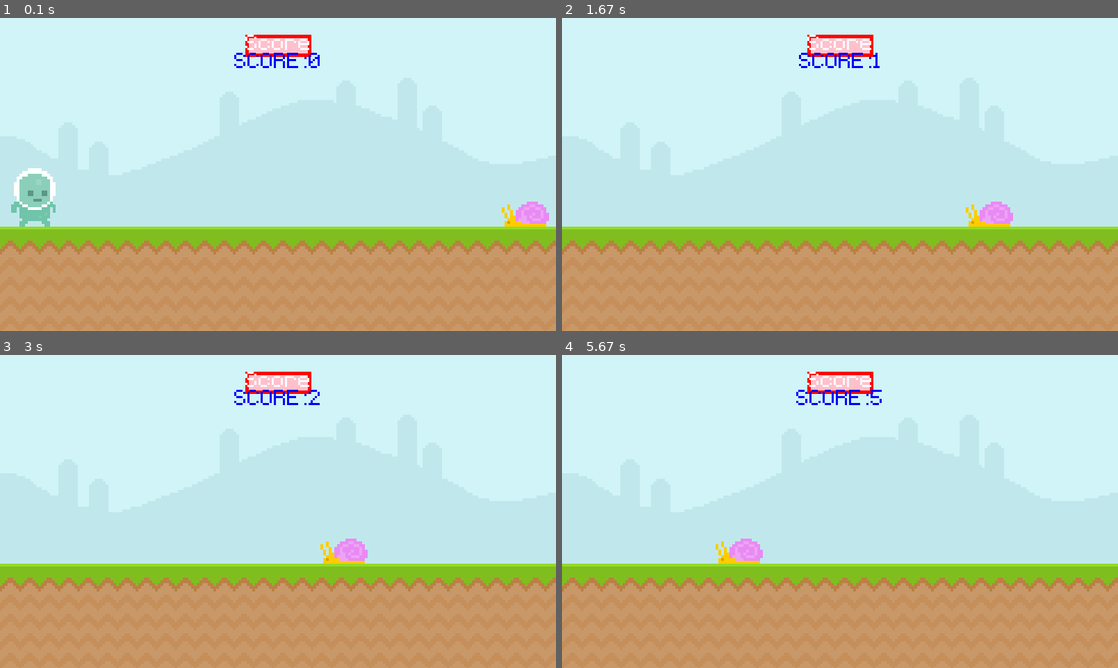
Above: before the commit, frames 1-4 (two rows, left to right).
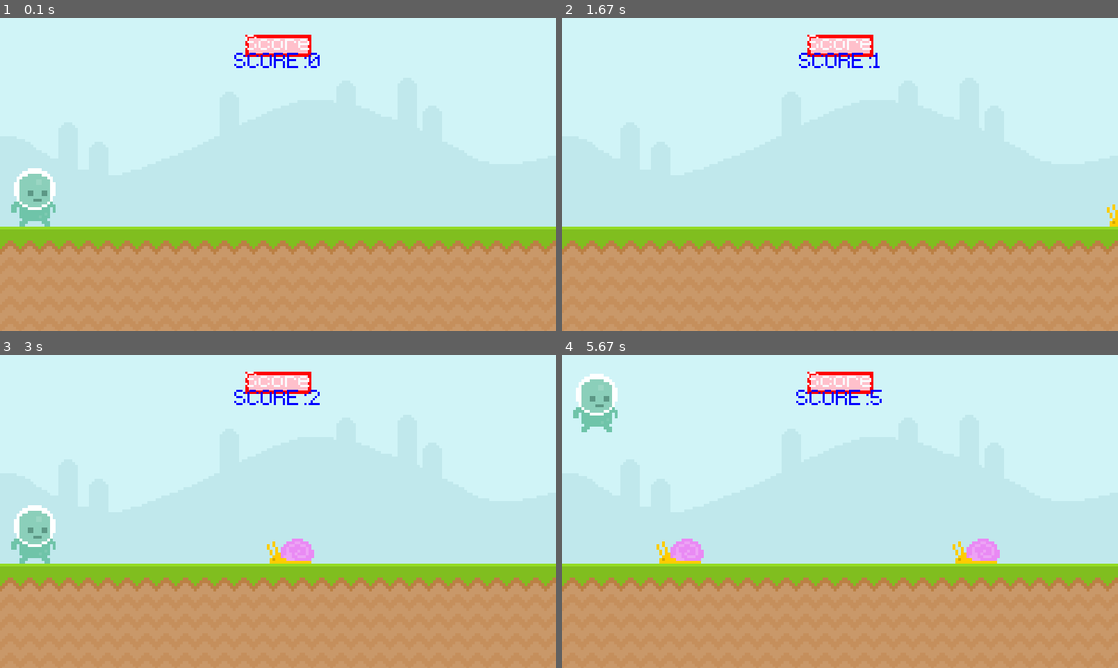
Above: after the commit, the same moments.

Repository: roshanba/pygamebasic
Game: pygame game, started from main.py
The game is run twice, just before and just after one commit, with the same random seed, the same clock (stepped at 60 frames per second) and the same inputs.
Inputs:
- Up to frame 1 (0.1 s): no input
- Up to frame 2 (1.67 s): tap Space at 0.33, 0.73, 1.03 s
- Up to frame 3 (3 s): tap Space at 2.07 s
- Up to frame 4 (5.67 s): tap Space at 3.53, 3.83, 5.37 s

The runs differ from the first frame. In frame 1, 0.5% of the frame differs, in the area x 90-99%, y 58-67%; in frame 2, 0.6%; in frame 3, 2.1%; in frame 4, 2.6%, in the area x 2-79%, y 6-67%.

Commit message:
Obstacles movements

Diff:
--- a/main.py
+++ b/main.py
@@ -1,5 +1,6 @@
 import pygame
 import sys
+from random import randint
 
 def currentScore():
     currentTime=int((pygame.time.get_ticks()-startTime)/1000)
@@ -7,63 +8,97 @@
 
 def displayScore():
     currentTime=currentScore()
-    scoreSur=testFont.render(f'SCORE:{currentTime}',False,'Blue')
+    scoreSur=textFont.render(f'SCORE:{currentTime}',False,'Blue')
     screen.blit(scoreSur,scoreSur.get_rect(midtop=(400,50)))
 
+def scoreMenu():
 
-def scoreMenu():
-    screen.fill((137, 207, 240))
 
+    # Pixel Runner Text
     textPixelRunnerSurf=textFont.render('Pixel Runner',False,'Black')
     textPixelRunnerRect=textPixelRunnerSurf.get_rect(midtop=(400,50))
 
-    screen.blit(textPixelRunnerSurf,textPixelRunnerRect)
+    # Sccore Text
     textScoreSurf=textFont.render(f'SCORE:{str(score)}',False,'Black')
     textScoreRect=textScoreSurf.get_rect(midtop=(400,300))
-    screen.blit(textScoreSurf,textScoreRect)
-    screen.blit(textplayAgainSurf,textPlayAgainRect)
 
+    # Play again Text
+    textplayAgainSurf=textFont.render('Press Space to Play Again',False,(251, 251, 253))
+    textPlayAgainRect=textplayAgainSurf.get_rect(midbottom=(400,430))
+
+
+    #Player Image
     playerSurf=pygame.image.load('graphics/player/player_stand.png').convert_alpha()
-
     playerRect=playerSurf.get_rect()
     playerSurf=pygame.transform.scale(playerSurf,(playerRect.w*2,playerRect.h*2))
     playerRect=playerSurf.get_rect(midtop=(400,100))
-    screen.blit(playerSurf,playerRect)
+
+    # display to screen
+
+    screen.fill((137, 207, 240)) # main screen
+    screen.blit(textPixelRunnerSurf,textPixelRunnerRect) # top Text
+    screen.blit(textScoreSurf,textScoreRect) # Score Text
+    screen.blit(playerSurf,playerRect)# Player Image
+    screen.blit(textplayAgainSurf,textPlayAgainRect) # play Again text
+
+def obstacleMovement(obstacleRectList):
+    if obstacleRectList:
+        for obstacleRect in obstacleRectList:
+            obstacleRect.x-=5
+            if(obstacleRect.bottom==300):
+                screen.blit(snailSurf,obstacleRect)
+            else:
+                screen.blit(flySurf,obstacleRect)
+        #delete obstacles as long as they leave screen
+        obstacleRectList=[obstacleRect for obstacleRect in obstacleRectList if obstacleRect.x>-100]
+        return obstacleRectList
+    else:
+        return []
 
 
 
-pygame.init()
-screen=pygame.display.set_mode((800,450))
-pygame.display.set_caption('Roshan\'s game ')
-clock=pygame.time.Clock()
-testFont=pygame.font.Font('font/Pixeltype.ttf' ,50)
 
 gameActive=True
 startTime=0
 score=0
+time_per_frame=8690 #for 30fps
+player_gravity=0
 
-textSurf=testFont.render('Score',False,(251, 251, 253))
-textRect=textSurf.get_rect(center=(400,40))
+pygame.init()
+clock=pygame.time.Clock()
+
+screen=pygame.display.set_mode((800,450)) # main Screen
+pygame.display.set_caption('Roshan\'s game ')
 
 textFont=pygame.font.Font('font/Pixeltype.ttf' ,50)
 
-textplayAgainSurf=textFont.render('Press Space to Play Again',False,(251, 251, 253))
-textPlayAgainRect=textplayAgainSurf.get_rect(midbottom=(400,430))
-
-
+textSurf=textFont.render('Score',False,(251, 251, 253))
+textRect=textSurf.get_rect(center=(400,40))
 
 sky_surface=pygame.image.load('graphics/sky.png').convert()
 ground_surface=pygame.image.load('graphics/ground.png').convert()
 
-snail_surface=pygame.image.load('graphics/snail/snail1.png').convert_alpha()
-snail_rect=snail_surface.get_rect(bottomright=(800,300))
+snailSurf=pygame.image.load('graphics/snail/snail1.png').convert_alpha()
+
+
+flySurf=pygame.image.load('graphics/fly/fly1.png').convert_alpha()
+
 
 player_surf=pygame.image.load('graphics/player/player_walk_1.png').convert_alpha()
 player_rect=player_surf.get_rect(bottomright=(80,300))
 
-time_per_frame=8690 #for 30fps
-player_gravity=0
+obstacleRectList=[]
 
+################
+#   TIMERS
+###############
+obstacleTimer=pygame.USEREVENT+1
+pygame.time.set_timer(obstacleTimer,1400)
+
+
+################
+#   EVENT LOOP
+###############
 while True:
     for event in pygame.event.get():
         if event.type==pygame.QUIT:
@@ -80,11 +115,14 @@
                     print('space wes clicked !! ')
                     player_gravity=-20
         else :
-            if event.type==pygame.MOUSEBUTTONDOWN and textPlayAgainRect.collidepoint(event.pos) :
-                gameActive=True
-            elif event.type==pygame.KEYDOWN and event.key==pygame.K_SPACE:
+            if event.type==pygame.KEYDOWN and event.key==pygame.K_SPACE:
                 gameActive=True
             startTime=pygame.time.get_ticks()
+        if event.type==obstacleTimer and gameActive:
+            if randint(0,2):
+                obstacleRectList.append(snailSurf.get_rect(bottomright=(randint(900,1100),300)))
+            else:
+                obstacleRectList.append(flySurf.get_rect(bottomright=(randint(900,1100),210)))
 
 
     if gameActive:
@@ -95,9 +133,10 @@
         screen.blit(textSurf,textRect)
 
         screen.blit(ground_surface,(0,300))
-        screen.blit(snail_surface,snail_rect)
+
 
         displayScore()
+        #player
         player_gravity+=1
         player_rect.y=player_rect.y+player_gravity
         if player_rect.bottom>=300:
@@ -105,19 +144,15 @@
 
         screen.blit(player_surf,player_rect)
 
-        snail_rect.x-=3
+        #Obstacle movement
+        obstacleRectList=obstacleMovement(obstacleRectList)
 
-        if(snail_rect.x<1):
-            snail_rect.x=800
+        # collsion
 
-        if snail_rect.colliderect(player_rect):
-            score=currentScore()
-            gameActive=False
-            snail_rect.x=800
 
     else:
         scoreMenu()
 
 
     pygame.display.update()
-    clock.tick(30)
+    clock.tick(60)
